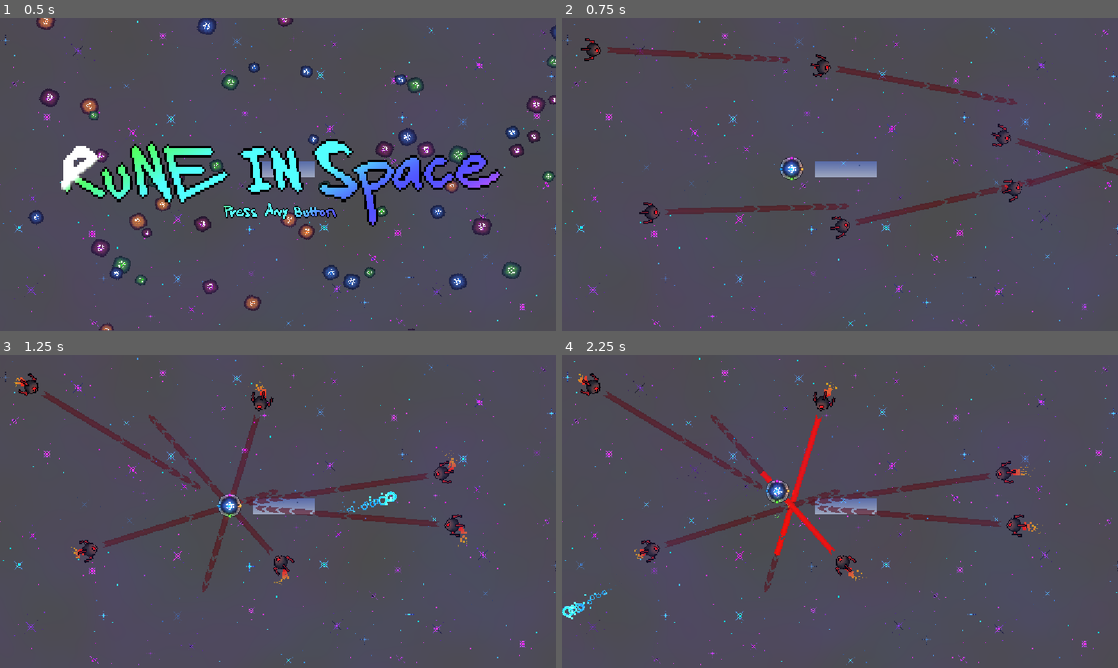
Above: before the commit, frames 1-4 (two rows, left to right).
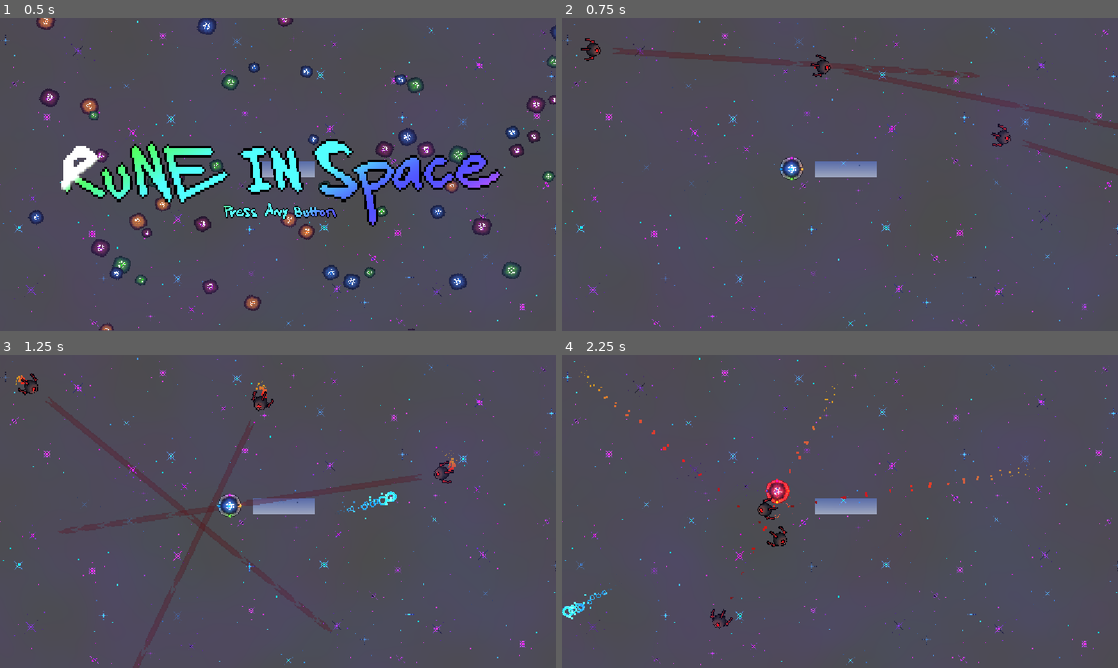
Above: after the commit, the same moments.

Repository: eee12342/New-Game
Game: Godot game, scene res://scenes/MainMenu.tscn
Two runs of this game, one before a commit and one after it. Both use one fixed random seed, a clock stepped at 60 frames per second and the inputs below.
Inputs (mouse positions are in pixels of both pictures, inside the frame that each line leads up to):
- Up to frame 1 (0.5 s): no input
- Up to frame 2 (0.75 s): move the mouse to (962, 158) at 0.52 s; tap A (colour1) at 0.6 s; click (962, 158) at 0.67 s
- Up to frame 3 (1.25 s): no input
- Up to frame 4 (2.25 s): move the mouse to (728, 527) at 1.27 s; tap A (colour1) at 1.35 s; click (728, 527) at 1.42 s; move the mouse to (895, 442) at 2.02 s; tap W (colour2) at 2.1 s; click (895, 442) at 2.17 s

Frame 1 is identical in both runs. In frame 2, 2.0% of the frame differs, in the area x 4-100%, y 6-71%; in frame 3, 3.2%; in frame 4, 4.6%, in the area x 2-87%, y 3-88%.

Commit message:
Improve enemy aggression and hit feedback
This change normalizes the player reference to `Messenger.player`, adds a brief red hit flash to the player avatar, and updates enemy behavior to use charge-time and rotation variance while scanning for the player. Enemy attacks now pause and re-acquire targets more smoothly, with a longer raycast and adjusted charge-bar visuals. The main scene was also cleaned up by removing extra enemy spawns and tuning the remaining enemy charge timing.

Diff:
--- a/Messenger.gd
+++ b/Messenger.gd
@@ -4,7 +4,7 @@
 signal enemy_is_hit(projectile: CharacterBody2D, enemy: CharacterBody2D)
 signal damage_to_enemy(damage_value: float, enemy: CharacterBody2D)
 
-var Player: CharacterBody2D
+var player: CharacterBody2D
 var player_dead: bool = false
 
 
--- a/scenes/character/character.gd
+++ b/scenes/character/character.gd
@@ -2,7 +2,8 @@
 class_name Player
 
 
-@onready var sprite: AnimatedSprite2D = $Sprite
+@onready var sprite: AnimatedSprite2D = $Sprites/Sprite
+@onready var sprite_node: Node2D = $Sprites
 var bullet_blue := preload("res://scenes/character/bullet/blue/bulletblue.tscn")
 var bullet_purple := preload("res://scenes/character/bullet/purple/bullet_purple.tscn")
 var bullet_paths = {
@@ -21,7 +22,7 @@
 
 
 func _ready() -> void:
-	Messenger.Player = self
+	Messenger.player = self
 
 
 func _physics_process(_delta: float) -> void:
@@ -83,6 +84,10 @@
 		var damage = body.damage
 		health -= damage
 
+		var damage_tween: Tween = create_tween()
+		damage_tween.tween_property(sprite_node, "modulate", Color(5.913, 0.0, 0.0), 0.15)
+		damage_tween.tween_property(sprite_node, "modulate", Color("#ffffff"), 0.15)
+
 
 func check_dead():
 	if health <= 0:
--- a/scenes/character/character.tscn
+++ b/scenes/character/character.tscn
@@ -12,9 +12,6 @@
 [ext_resource type="Texture2D" uid="uid://c12rbqhtrcu5u" path="res://art/Icon Art/PurpleFrameLight.png" id="10_cuvpk"]
 [ext_resource type="Texture2D" uid="uid://d05o1v2dj8m55" path="res://art/Icon Art/BlueFrameLight.png" id="11_rvcjf"]
 
-[sub_resource type="CircleShape2D" id="CircleShape2D_cuyo6"]
-radius = 5.2070255
-
 [sub_resource type="SpriteFrames" id="SpriteFrames_6nn2t"]
 animations = [{
 "frames": [{
@@ -87,146 +84,151 @@
 [sub_resource type="CircleShape2D" id="CircleShape2D_bhunq"]
 radius = 13.0
 
+[sub_resource type="CircleShape2D" id="CircleShape2D_cuyo6"]
+radius = 5.2070255
+
 [node name="Character" type="CharacterBody2D" unique_id=628092636]
 scale = Vector2(2, 2)
 script = ExtResource("1_cuyo6")
 
+[node name="Sprites" type="Node2D" parent="." unique_id=2044256103]
+
+[node name="Sprite" type="AnimatedSprite2D" parent="Sprites" unique_id=28061310]
+texture_filter = 1
+rotation = 1.5707964
+sprite_frames = SubResource("SpriteFrames_6nn2t")
+animation = &"colour1"
+
+[node name="PointLight2D" type="PointLight2D" parent="Sprites/Sprite" unique_id=1284472976]
+energy = 2.0
+texture = SubResource("GradientTexture2D_x244a")
+texture_scale = 0.25
+
+[node name="Frame" type="Sprite2D" parent="Sprites" unique_id=1473596807]
+texture_filter = 1
+texture = ExtResource("6_7ex5l")
+script = ExtResource("7_bix7t")
+
+[node name="Lights_Particles" type="Node2D" parent="Sprites/Frame" unique_id=1059758465]
+scale = Vector2(0.5, 0.5)
+
+[node name="OrangeRim" type="PointLight2D" parent="Sprites/Frame/Lights_Particles" unique_id=888589430]
+position = Vector2(22, 0)
+color = Color(1, 0.5372549, 0.25882354, 1)
+energy = 1.5
+texture = SubResource("GradientTexture2D_c105b")
+texture_scale = 0.5
+
+[node name="OrangeParticles" type="CPUParticles2D" parent="Sprites/Frame/Lights_Particles/OrangeRim" unique_id=1205160926]
+direction = Vector2(0, 0)
+spread = 180.0
+gravity = Vector2(0, 0)
+initial_velocity_min = 6.0
+initial_velocity_max = 8.0
+scale_amount_min = 2.0
+scale_amount_max = 2.0
+color_ramp = SubResource("Gradient_c105b")
+hue_variation_min = -0.07
+hue_variation_max = 0.11
+
+[node name="BlueRim" type="PointLight2D" parent="Sprites/Frame/Lights_Particles" unique_id=1432954048]
+position = Vector2(-22, 0)
+color = Color(0.043137256, 0.5254902, 1, 1)
+energy = 1.5
+texture = SubResource("GradientTexture2D_c105b")
+texture_scale = 0.5
+
+[node name="BlueParticles" type="CPUParticles2D" parent="Sprites/Frame/Lights_Particles/BlueRim" unique_id=96855441]
+direction = Vector2(0, 0)
+spread = 180.0
+gravity = Vector2(0, 0)
+initial_velocity_min = 6.0
+initial_velocity_max = 8.0
+scale_amount_min = 2.0
+scale_amount_max = 2.0
+color_ramp = SubResource("Gradient_bblvu")
+hue_variation_min = -0.07
+hue_variation_max = 0.11
+
+[node name="PurpleRim" type="PointLight2D" parent="Sprites/Frame/Lights_Particles" unique_id=2017061458]
+position = Vector2(0, -22)
+color = Color(0.8, 0.2509804, 1, 1)
+energy = 1.5
+texture = SubResource("GradientTexture2D_c105b")
+texture_scale = 0.5
+
+[node name="PurpleParticles" type="CPUParticles2D" parent="Sprites/Frame/Lights_Particles/PurpleRim" unique_id=1251280309]
+direction = Vector2(0, 0)
+spread = 180.0
+gravity = Vector2(0, 0)
+initial_velocity_min = 6.0
+initial_velocity_max = 8.0
+scale_amount_min = 2.0
+scale_amount_max = 2.0
+color_ramp = SubResource("Gradient_l884r")
+hue_variation_min = -0.07
+hue_variation_max = 0.11
+
+[node name="GreenRim" type="PointLight2D" parent="Sprites/Frame/Lights_Particles" unique_id=1707848161]
+position = Vector2(0, 22)
+color = Color(0.45882353, 1, 0.15686275, 1)
+energy = 1.5
+texture = SubResource("GradientTexture2D_c105b")
+texture_scale = 0.5
+
+[node name="GreenParticles" type="CPUParticles2D" parent="Sprites/Frame/Lights_Particles/GreenRim" unique_id=104871327]
+direction = Vector2(0, 0)
+spread = 180.0
+gravity = Vector2(0, 0)
+initial_velocity_min = 6.0
+initial_velocity_max = 8.0
+scale_amount_min = 2.0
+scale_amount_max = 2.0
+color_ramp = SubResource("Gradient_oe6dy")
+hue_variation_min = -0.07
+hue_variation_max = 0.11
+
+[node name="Lights_Sprites" type="Node2D" parent="Sprites/Frame" unique_id=531121767]
+
+[node name="GreenLight" type="Sprite2D" parent="Sprites/Frame/Lights_Sprites" unique_id=1210939800]
+texture_filter = 1
+position = Vector2(0, 11)
+texture = ExtResource("8_0rlhq")
+
+[node name="OrangeLight" type="Sprite2D" parent="Sprites/Frame/Lights_Sprites" unique_id=665233841]
+texture_filter = 1
+position = Vector2(11, 0)
+texture = ExtResource("9_oe6dy")
+
+[node name="PurpleLight" type="Sprite2D" parent="Sprites/Frame/Lights_Sprites" unique_id=1397088873]
+texture_filter = 1
+position = Vector2(0, -11)
+texture = ExtResource("10_cuvpk")
+
+[node name="BlueLight" type="Sprite2D" parent="Sprites/Frame/Lights_Sprites" unique_id=1975962908]
+texture_filter = 1
+position = Vector2(-11, 0)
+texture = ExtResource("11_rvcjf")
+
+[node name="BulletSpawns" type="Node2D" parent="." unique_id=1060247796]
+
+[node name="BulletSpawn" type="Marker2D" parent="BulletSpawns" unique_id=19880142]
+position = Vector2(22.5, 0)
+
+[node name="BulletSpawn2" type="Marker2D" parent="BulletSpawns" unique_id=364683982]
+position = Vector2(22.5, -10)
+
+[node name="BulletSpawn3" type="Marker2D" parent="BulletSpawns" unique_id=962749999]
+position = Vector2(22.5, 10)
+
+[node name="Hitbox" type="Area2D" parent="." unique_id=1989748303]
+collision_mask = 4
+
+[node name="CollisionShape2D" type="CollisionShape2D" parent="Hitbox" unique_id=1258400115]
+shape = SubResource("CircleShape2D_bhunq")
+
 [node name="CollisionShape2D" type="CollisionShape2D" parent="." unique_id=825170863]
 scale = Vector2(2.526, 2.526)
 shape = SubResource("CircleShape2D_cuyo6")
 
-[node name="Sprite" type="AnimatedSprite2D" parent="." unique_id=28061310]
-texture_filter = 1
-rotation = 1.5707964
-sprite_frames = SubResource("SpriteFrames_6nn2t")
-animation = &"colour1"
-
-[node name="PointLight2D" type="PointLight2D" parent="Sprite" unique_id=1284472976]
-energy = 2.0
-texture = SubResource("GradientTexture2D_x244a")
-texture_scale = 0.25
-
-[node name="Frame" type="Sprite2D" parent="." unique_id=1473596807]
-texture_filter = 1
-texture = ExtResource("6_7ex5l")
-script = ExtResource("7_bix7t")
-
-[node name="Lights_Particles" type="Node2D" parent="Frame" unique_id=1059758465]
-scale = Vector2(0.5, 0.5)
-
-[node name="OrangeRim" type="PointLight2D" parent="Frame/Lights_Particles" unique_id=888589430]
-position = Vector2(22, 0)
-color = Color(1, 0.5372549, 0.25882354, 1)
-energy = 1.5
-texture = SubResource("GradientTexture2D_c105b")
-texture_scale = 0.5
-
-[node name="OrangeParticles" type="CPUParticles2D" parent="Frame/Lights_Particles/OrangeRim" unique_id=1205160926]
-direction = Vector2(0, 0)
-spread = 180.0
-gravity = Vector2(0, 0)
-initial_velocity_min = 6.0
-initial_velocity_max = 8.0
-scale_amount_min = 2.0
-scale_amount_max = 2.0
-color_ramp = SubResource("Gradient_c105b")
-hue_variation_min = -0.07
-hue_variation_max = 0.11
-
-[node name="BlueRim" type="PointLight2D" parent="Frame/Lights_Particles" unique_id=1432954048]
-position = Vector2(-22, 0)
-color = Color(0.043137256, 0.5254902, 1, 1)
-energy = 1.5
-texture = SubResource("GradientTexture2D_c105b")
-texture_scale = 0.5
-
-[node name="BlueParticles" type="CPUParticles2D" parent="Frame/Lights_Particles/BlueRim" unique_id=96855441]
-direction = Vector2(0, 0)
-spread = 180.0
-gravity = Vector2(0, 0)
-initial_velocity_min = 6.0
-initial_velocity_max = 8.0
-scale_amount_min = 2.0
-scale_amount_max = 2.0
-color_ramp = SubResource("Gradient_bblvu")
-hue_variation_min = -0.07
-hue_variation_max = 0.11
-
-[node name="PurpleRim" type="PointLight2D" parent="Frame/Lights_Particles" unique_id=2017061458]
-position = Vector2(0, -22)
-color = Color(0.8, 0.2509804, 1, 1)
-energy = 1.5
-texture = SubResource("GradientTexture2D_c105b")
-texture_scale = 0.5
-
-[node name="PurpleParticles" type="CPUParticles2D" parent="Frame/Lights_Particles/PurpleRim" unique_id=1251280309]
-direction = Vector2(0, 0)
-spread = 180.0
-gravity = Vector2(0, 0)
-initial_velocity_min = 6.0
-initial_velocity_max = 8.0
-scale_amount_min = 2.0
-scale_amount_max = 2.0
-color_ramp = SubResource("Gradient_l884r")
-hue_variation_min = -0.07
-hue_variation_max = 0.11
-
-[node name="GreenRim" type="PointLight2D" parent="Frame/Lights_Particles" unique_id=1707848161]
-position = Vector2(0, 22)
-color = Color(0.45882353, 1, 0.15686275, 1)
-energy = 1.5
-texture = SubResource("GradientTexture2D_c105b")
-texture_scale = 0.5
-
-[node name="GreenParticles" type="CPUParticles2D" parent="Frame/Lights_Particles/GreenRim" unique_id=104871327]
-direction = Vector2(0, 0)
-spread = 180.0
-gravity = Vector2(0, 0)
-initial_velocity_min = 6.0
-initial_velocity_max = 8.0
-scale_amount_min = 2.0
-scale_amount_max = 2.0
-color_ramp = SubResource("Gradient_oe6dy")
-hue_variation_min = -0.07
-hue_variation_max = 0.11
-
-[node name="Lights_Sprites" type="Node2D" parent="Frame" unique_id=531121767]
-
-[node name="GreenLight" type="Sprite2D" parent="Frame/Lights_Sprites" unique_id=1210939800]
-texture_filter = 1
-position = Vector2(0, 11)
-texture = ExtResource("8_0rlhq")
-
-[node name="OrangeLight" type="Sprite2D" parent="Frame/Lights_Sprites" unique_id=665233841]
-texture_filter = 1
-position = Vector2(11, 0)
-texture = ExtResource("9_oe6dy")
-
-[node name="PurpleLight" type="Sprite2D" parent="Frame/Lights_Sprites" unique_id=1397088873]
-texture_filter = 1
-position = Vector2(0, -11)
-texture = ExtResource("10_cuvpk")
-
-[node name="BlueLight" type="Sprite2D" parent="Frame/Lights_Sprites" unique_id=1975962908]
-texture_filter = 1
-position = Vector2(-11, 0)
-texture = ExtResource("11_rvcjf")
-
-[node name="BulletSpawns" type="Node2D" parent="." unique_id=1060247796]
-
-[node name="BulletSpawn" type="Marker2D" parent="BulletSpawns" unique_id=19880142]
-position = Vector2(22.5, 0)
-
-[node name="BulletSpawn2" type="Marker2D" parent="BulletSpawns" unique_id=364683982]
-position = Vector2(22.5, -10)
-
-[node name="BulletSpawn3" type="Marker2D" parent="BulletSpawns" unique_id=962749999]
-position = Vector2(22.5, 10)
-
-[node name="Hitbox" type="Area2D" parent="." unique_id=1989748303]
-collision_mask = 4
-
-[node name="CollisionShape2D" type="CollisionShape2D" parent="Hitbox" unique_id=1258400115]
-shape = SubResource("CircleShape2D_bhunq")
-
 [connection signal="body_entered" from="Hitbox" to="." method="_on_hitbox_body_entered"]
--- a/scenes/enemy/enemy.gd
+++ b/scenes/enemy/enemy.gd
@@ -14,7 +14,7 @@
 
 
 func _ready() -> void:
-	player = Messenger.Player
+	player = Messenger.player
 	Messenger.connect("damage_to_enemy", _on_damaged)
 	animations.connect("animation_finished", _on_death_finished)
 
@@ -41,8 +41,8 @@
 		health -= damage_taken
 
 		damage_tween = create_tween()
-		damage_tween.tween_property(self, "modulate", Color(18.892, 18.892, 18.892), 0.15)
-		damage_tween.tween_property(self, "modulate", Color("#ffffff"), 0.15)
+		damage_tween.tween_property(animations, "self_modulate", Color(18.892, 18.892, 18.892), 0.1)
+		damage_tween.tween_property(animations, "self_modulate", Color("#ffffff"), 0.15)
 
 
 func _on_death_finished():
--- a/scenes/enemy/enemy1/enemy1.tscn
+++ b/scenes/enemy/enemy1/enemy1.tscn
@@ -105,7 +105,10 @@
 [node name="Enemy" type="CharacterBody2D" unique_id=243331702 node_paths=PackedStringArray("animations")]
 scale = Vector2(2, 2)
 collision_layer = 4
+collision_mask = 0
 script = ExtResource("1_mywme")
+rotation_variance = 0.2
+charge_time = 1.0
 animations = NodePath("Animations")
 
 [node name="Animations" type="AnimatedSprite2D" parent="." unique_id=1331325728]
@@ -158,18 +161,19 @@
 color_ramp = SubResource("Gradient_gwnwj")
 
 [node name="RayCast2D" type="RayCast2D" parent="." unique_id=1293576095]
-target_position = Vector2(300, 0)
+target_position = Vector2(400, 0)
 
 [node name="Pause" type="Timer" parent="." unique_id=14633251]
 one_shot = true
 
 [node name="ArrowProgress" parent="." unique_id=1109070990 instance=ExtResource("4_hddgn")]
+modulate = Color(1, 1, 1, 0.5882353)
 z_index = -1
 offset_left = 7.0
 offset_top = -8.0
 offset_right = 127.0
 offset_bottom = 32.0
-scale = Vector2(1.7, 1)
+scale = Vector2(3.4, 1)
 value = 0.0
 
 [connection signal="body_entered" from="Hitbox" to="." method="_on_hitbox_body_entered"]
--- a/scenes/enemy/enemy1/enemy_1.gd
+++ b/scenes/enemy/enemy1/enemy_1.gd
@@ -2,6 +2,8 @@
 
 
 @export var rotation_speed_seconds: float = 0.5
+@export var rotation_variance: float = 0.1
+@export var charge_time: float = 0.5
 
 @onready var pause_timer: Timer = $Pause
 @onready var raycast: RayCast2D = $RayCast2D
@@ -34,7 +36,7 @@
 	finding_player = true
 	var raw_target = global_position.direction_to(player.global_position).angle()
 	var delta = angle_difference(global_rotation, raw_target)
-	target = global_rotation + delta
+	target = global_rotation + delta + randf_range(-rotation_variance, rotation_variance)
 
 	#momentum_tween = create_tween()
 	#momentum_tween.set_ease(Tween.EASE_OUT)
@@ -47,18 +49,14 @@
 	tween.finished.connect(func(): start_attack())
 
 
-func _on_pause_timeout() -> void:
+func start_attack() -> void:
 	charge_progress.visible = true
 	charge_tween = create_tween()
 	charge_tween.set_ease(Tween.EASE_IN)
 	charge_tween.set_trans(Tween.TRANS_CUBIC)
-	charge_tween.tween_property(charge_progress, "value", 100, 1)
+	charge_tween.tween_property(charge_progress, "value", 100, charge_time)
 	charge_tween.finished.connect(func(): attack())
 
-
-func start_attack():
-	pause_timer.wait_time = random.randf_range(0, 2)
-	pause_timer.start()
 
 
 func attack():
@@ -77,8 +75,9 @@
 
 
 func attack_finished():
-	finding_player = false
 	charge_tween.kill()
+	pause_timer.wait_time = random.randf_range(0, 3)
+	pause_timer.start()
 
 
 func check_dead() -> void:
@@ -96,3 +95,7 @@
 	var dth = create_tween()
 	var momentum_target: Vector2 = to_global(raycast.target_position / 10)
 	dth.tween_property(self, "global_position", momentum_target, 1)
+
+
+func _on_pause_timeout() -> void:
+	finding_player = false
--- a/scenes/main.tscn
+++ b/scenes/main.tscn
@@ -79,21 +79,15 @@
 
 [node name="Enemy" parent="Enemies" unique_id=243331702 groups=["enemies"] instance=ExtResource("2_0wfyh")]
 position = Vector2(915, 246)
+charge_time = 0.75
 
 [node name="Enemy2" parent="Enemies" unique_id=990959022 groups=["enemies"] instance=ExtResource("2_0wfyh")]
 position = Vector2(65, 65)
+charge_time = 0.75
 
 [node name="Enemy3" parent="Enemies" unique_id=734930953 groups=["enemies"] instance=ExtResource("2_0wfyh")]
 position = Vector2(541, 100)
-
-[node name="Enemy4" parent="Enemies" unique_id=1238650369 groups=["enemies"] instance=ExtResource("2_0wfyh")]
-position = Vector2(186, 402)
-
-[node name="Enemy5" parent="Enemies" unique_id=638558253 groups=["enemies"] instance=ExtResource("2_0wfyh")]
-position = Vector2(581, 430)
-
-[node name="Enemy6" parent="Enemies" unique_id=1046377810 groups=["enemies"] instance=ExtResource("2_0wfyh")]
-position = Vector2(937, 353)
+charge_time = 0.75
 
 [node name="Background" type="Sprite2D" parent="." unique_id=170960402]
 z_index = -1
